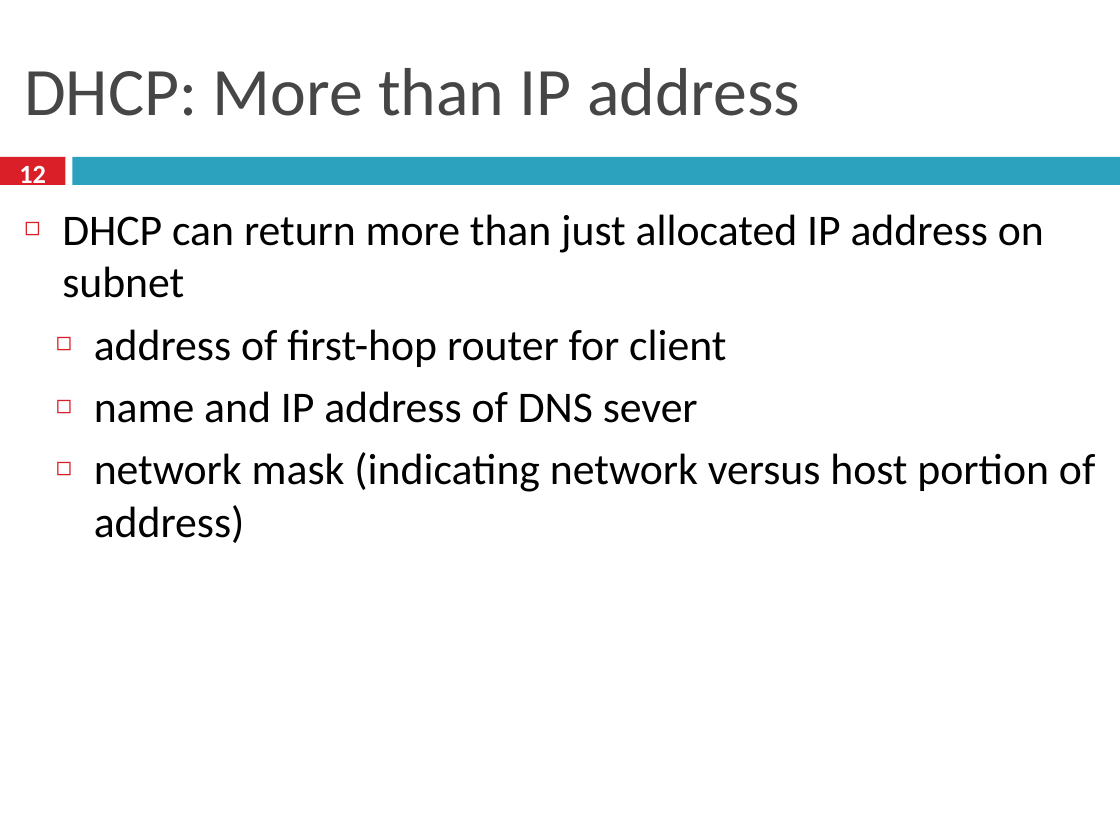
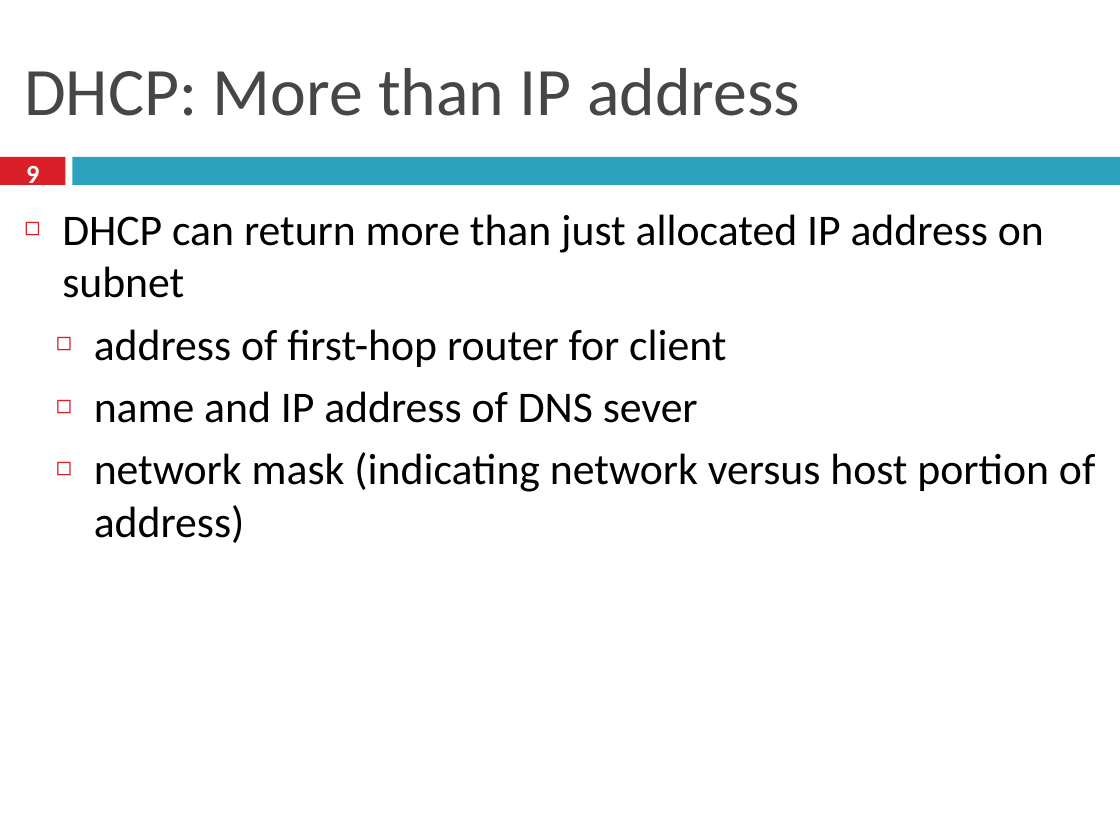
Before and after one commit to taejoong/taejoong.github.io, a slide deck: slide 9 of courses/csci-351/handouts/12-DNS.pptx (slide 12 before the commit). Drawn at 1120x840 pixels with LibreOffice and Linux fonts; fonts in the diff are those of the drawing. Boxes give left, top, right and bottom in pixels: in the first picture for what was removed or moved away, otherwise in the second. Text is boxed around its words. In the diff, an @@ line names an element or a change of style, - is before the commit and + after.

```diff
--- a/courses/csci-351/handouts/12-DNS.pptx
+++ b/courses/csci-351/handouts/12-DNS.pptx
@@ page number removed at box(19, 165, 46, 189) @@
-12
@@ page number added at box(26, 166, 39, 189), 24 pt, text #FFFFFF, bold @@
+9
```
Also in this commit, not shown: 6 other slides changed, 1 slide added, 13 slides removed, 3 other files.
